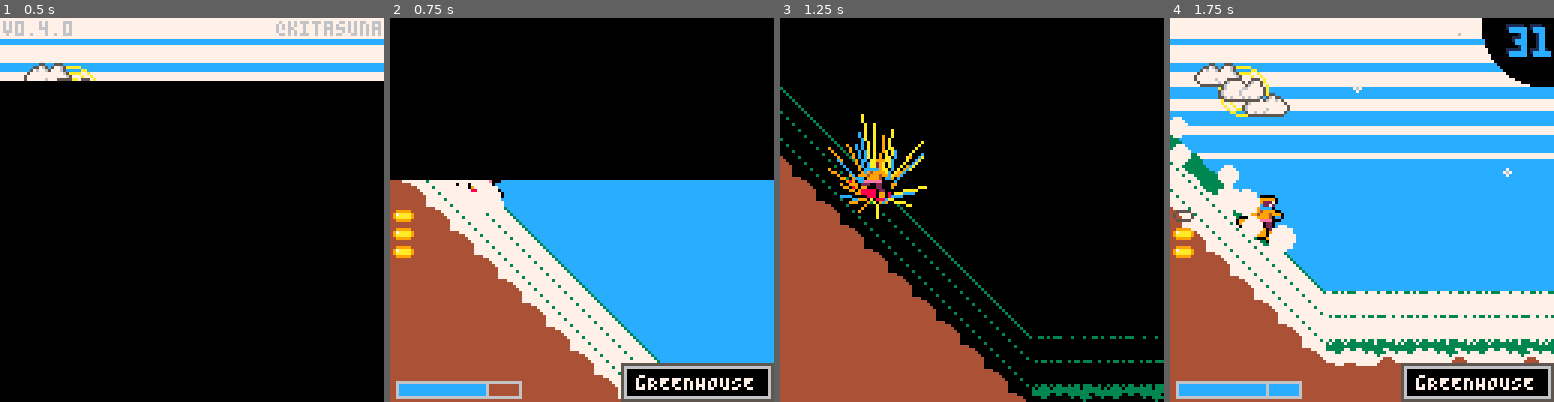
Above: before the commit, frames 1-4 (left to right).
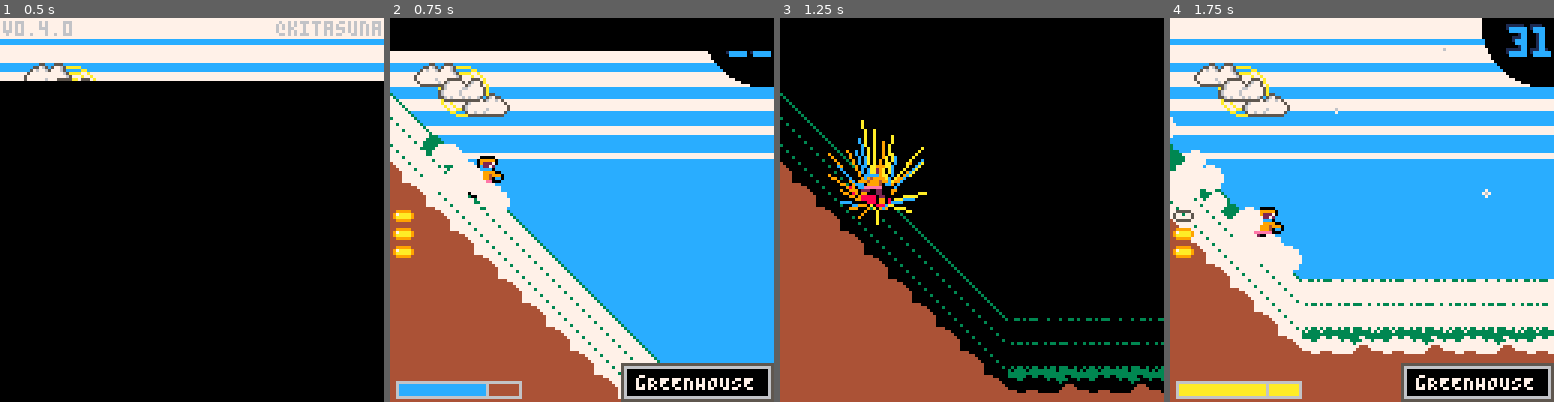
Above: after the commit, the same moments.

Repository: radicalslice/xcb
Game: PICO-8 cartridge main.p8
The game is run twice, just before and just after one commit, with the same random seed, the same clock (stepped at 60 frames per second) and the same inputs.
Inputs:
- Up to frame 1 (0.5 s): tap X (X key) at 0.33 s
- Up to frame 2 (0.75 s): tap O (Z key) at 0.7 s
- Up to frame 3 (1.25 s): tap X (X key) at 1.07 s
- Up to frame 4 (1.75 s): hold Right from 1.6 s (still down); tap O (Z key) at 1.7 s

Frame 1 is identical in both runs. In frame 2, 33% of the frame differs, in the area x 0-100%, y 8-50%; in frame 3, 8.3%; in frame 4, 13%.

Commit message:
v0.5 Allow blank lines in level data

Diff:
--- a/level.lua
+++ b/level.lua
@@ -308,78 +308,35 @@
 ddown,144
 flat,144
 obs,6,115
-obs,6,115
-obs,6,115
-obs,6,115
-obs,6,115
+
+flat,96
+obs,0,115
+flat,96
 obs,6,115
 flat,128
 obs,0,115
 obs,0,115
 obs,0,115
 obs,0,115
-flat,64
-obs,6,115
-obs,6,115
-obs,6,115
-obs,6,115
-flat,128
-obs,0,115
-obs,0,115
-flat,64
-obs,6,115
-obs,6,115
-obs,6,115
-flat,48
-obs,0,115
-obs,0,115
-flat,96
-bup,8,-2,obs
-bdown,8
-flat,16
-obs,0,113
-flat,64
-obs,6,115
-obs,6,115
-flat,48
-obs,0,115
 obs,0,115
 flat,128
 obs,6,115
 obs,6,115
 obs,6,115
-flat,40
+obs,6,115
+flat,64
+bup,8,-2
+bdown,8
+flat,64
+obs,6,115
+flat,64
 obs,0,115
-obs,0,115
-obs,0,115
-obs,0,115
-obs,0,115
-flat,40
-obs,6,115
-flat,88
-bup,8,-2
-bdown,8
-flat,16
-obs,0,113
-flat,64
-obs,0,115
-flat,40
-obs,6,115
-flat,40
-obs,0,115
-flat,32
-bup,8,-2
-bdown,8
-flat,64
-obs,6,115
-obs,6,115
-flat,32
-obs,0,115
-obs,0,115
-flat,48
-obs,6,115
-obs,6,115
-flat,64
+flat,64
+obs,6,115
+flat,128
+bup,8,-2
+bdown,8
+flat,128
 bup,8,-2
 bdown,8
 ddown,128]],
@@ -545,6 +502,11 @@
   local last_flat = y_base
   local x_curr = x_base
   foreach(split(str, "\n"), function(substr)
+    printh("Substring is: "..substr)
+    if substr == "" then
+      printh("Empty substring!")
+      return
+    end
     local vals = split(substr, ",")
     local x_start = x_curr
     local ramp_type, x_end = vals[1], x_start + vals[2]
--- a/obstacle.lua
+++ b/obstacle.lua
@@ -10,6 +10,9 @@
   parselvl = function(m,lvlstr)
     local x_curr = 0
     foreach(split(lvlstr, "\n"), function(substr)
+      if substr == "" then
+        return
+      end
       local vals = split(substr, ",")
       if vals[1] == "obs" then
         add(m.queue, {spawn_x=x_curr,plane=vals[2],sprite=vals[3]})
